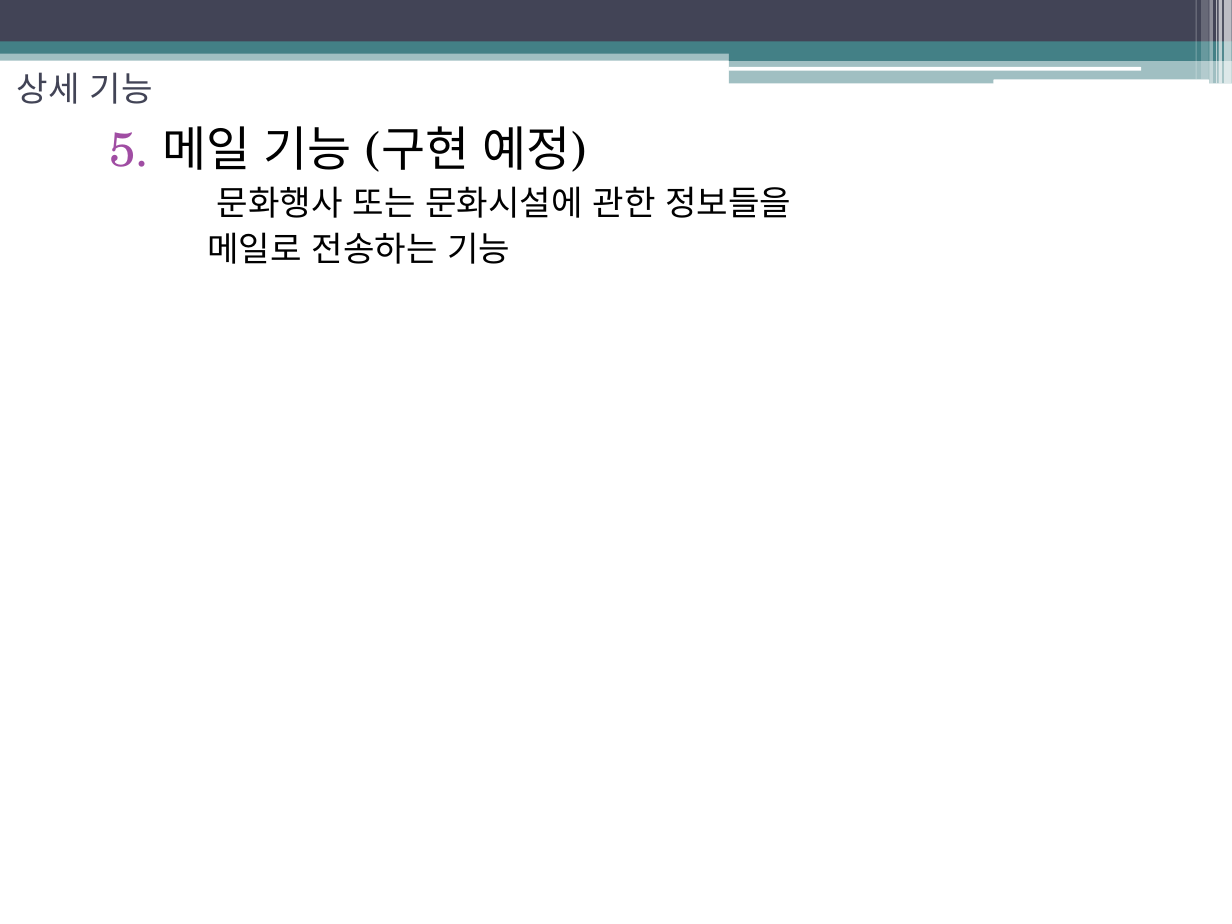
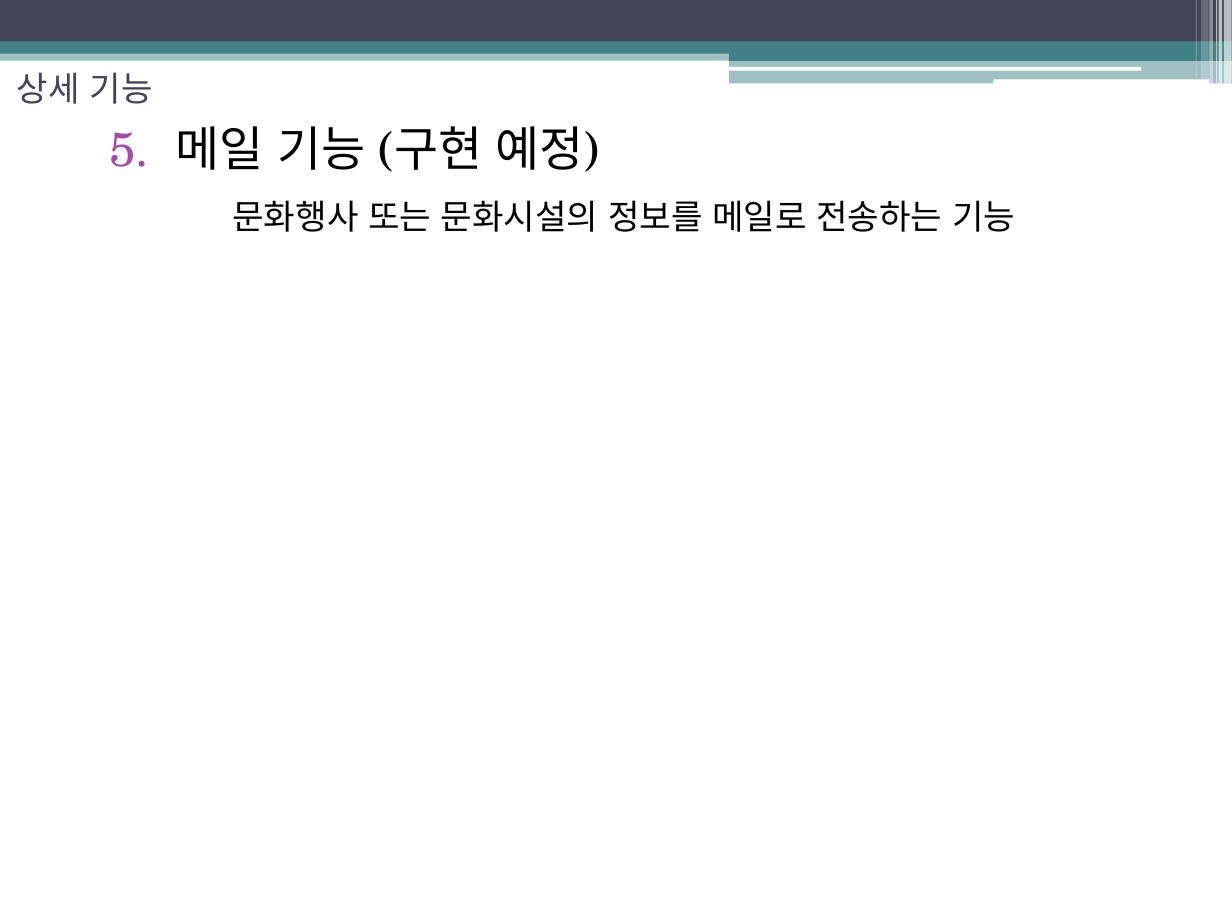
Before and after one commit to HongHyeRyeong/2017_Script, a slide deck: slide 8 of ppt/중간발표.pptx. Drawn at 1232x924 pixels with LibreOffice and Linux fonts; fonts in the diff are those of the drawing. Boxes give left, top, right and bottom in pixels: in the first picture for what was removed or moved away, otherwise in the second. Text is boxed around its words. In the diff, an @@ line names an element or a change of style, - is before the commit and + after.

```diff
--- a/ppt/중간발표.pptx
+++ b/ppt/중간발표.pptx
@@ text at <box>232,200,1015,232</box>: text changed; font Arial to TeX Gyre Schola @@
-문화행사 또는 문화시설에 관한 정보들을
-메일로 전송하는 기능
+문화행사 또는 문화시설의 정보를 메일로 전송하는 기능
```
Also in this commit, not shown: 3 other slides changed, 1 slide added, 16 other files.
